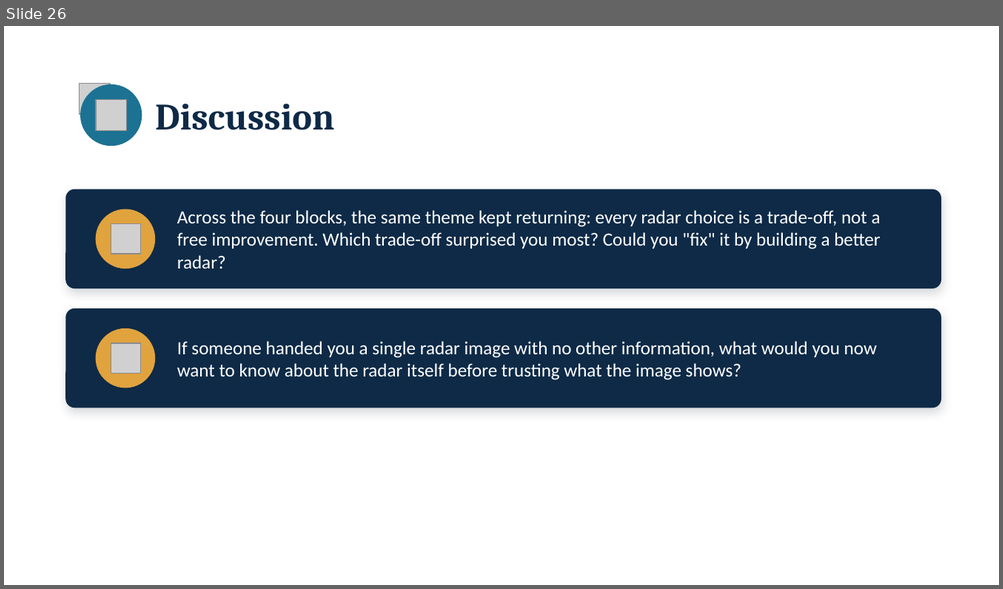
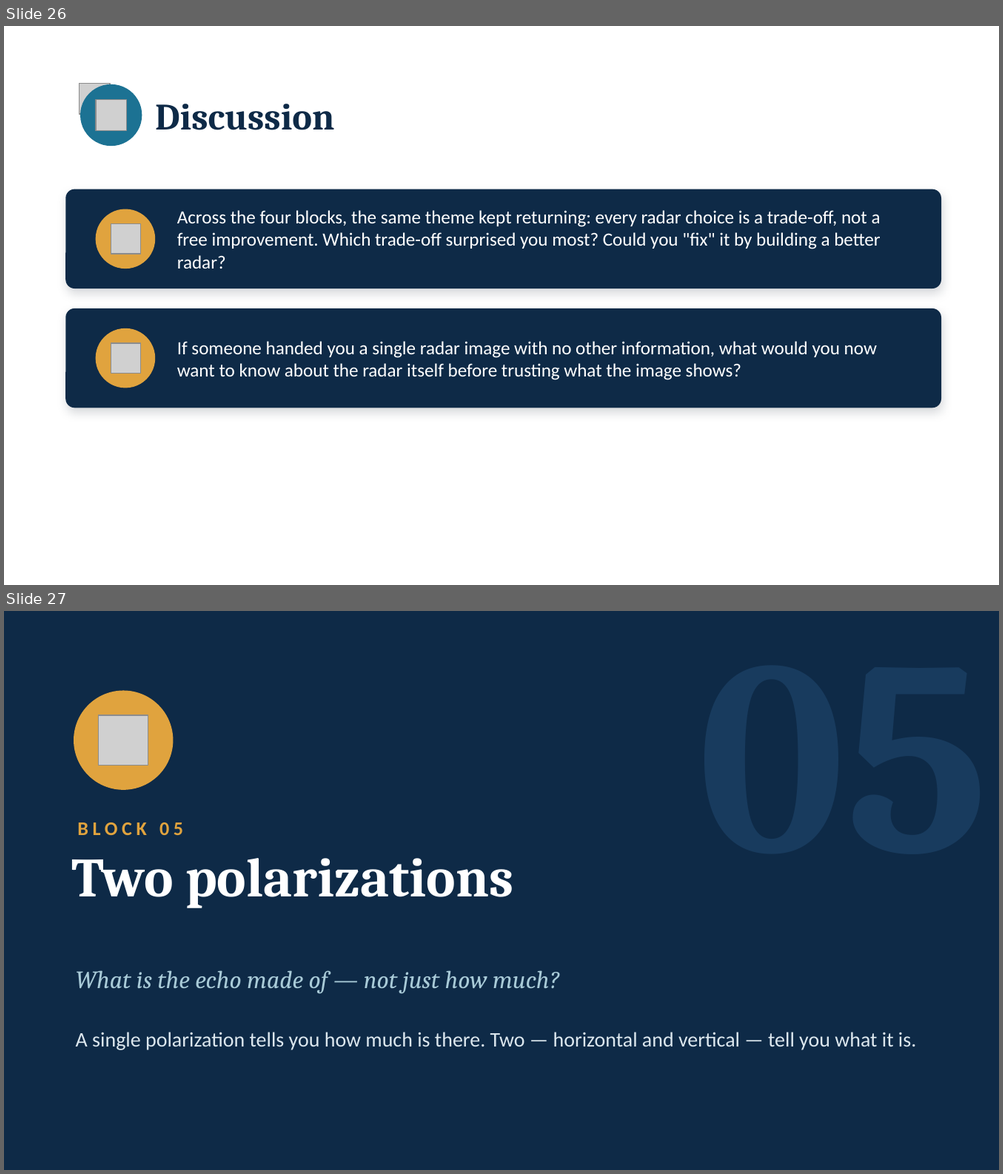
Before and after one commit to sebastiantorr/Clouds4Africa, a slide deck: Reading_the_Radar_pre-block_slides.pptx. Shown one above the other, each under a label of ours: slide 26 before the commit, slides 26 and 27 after it. The pictures are 1003x589 and 1003x1174 pixels, drawn with LibreOffice and Linux fonts; fonts in the diff are those of the drawing; grey boxes stand for pictures. Boxes give left, top, right and bottom in pixels: in the first picture for what was removed or moved away, otherwise in the second. Text is boxed around its words. In the diff, an @@ line names an element or a change of style, - is before the commit and + after.

```diff
--- a/Reading_the_Radar_pre-block_slides.pptx
+++ b/Reading_the_Radar_pre-block_slides.pptx
@@ slide 27 added at bbox=[4, 611, 999, 1170], background #0E2A47 @@
@@ ellipse added at bbox=[74, 691, 173, 790], fill #E0A33E @@
@@ picture added at bbox=[99, 715, 148, 765] @@
@@ text added at bbox=[77, 823, 183, 835], 14 pt, text #E0A33E, bold @@
+BLOCK 05
@@ text added at bbox=[71, 858, 513, 908], 40 pt, text #FFFFFF, bold @@
+Two polarizations
@@ text added at bbox=[76, 971, 559, 994], 18 pt, text #A9CBD8, italic @@
+What is the echo made of — not just how much?
@@ text added at bbox=[76, 1032, 916, 1051], 15 pt, text #DCE7EE @@
+A single polarization tells you how much is there. Two — horizontal and vertical — tell you what it is.
```
Also in this commit, not shown: 2 slides changed, 5 other slides added, 4 other files.
